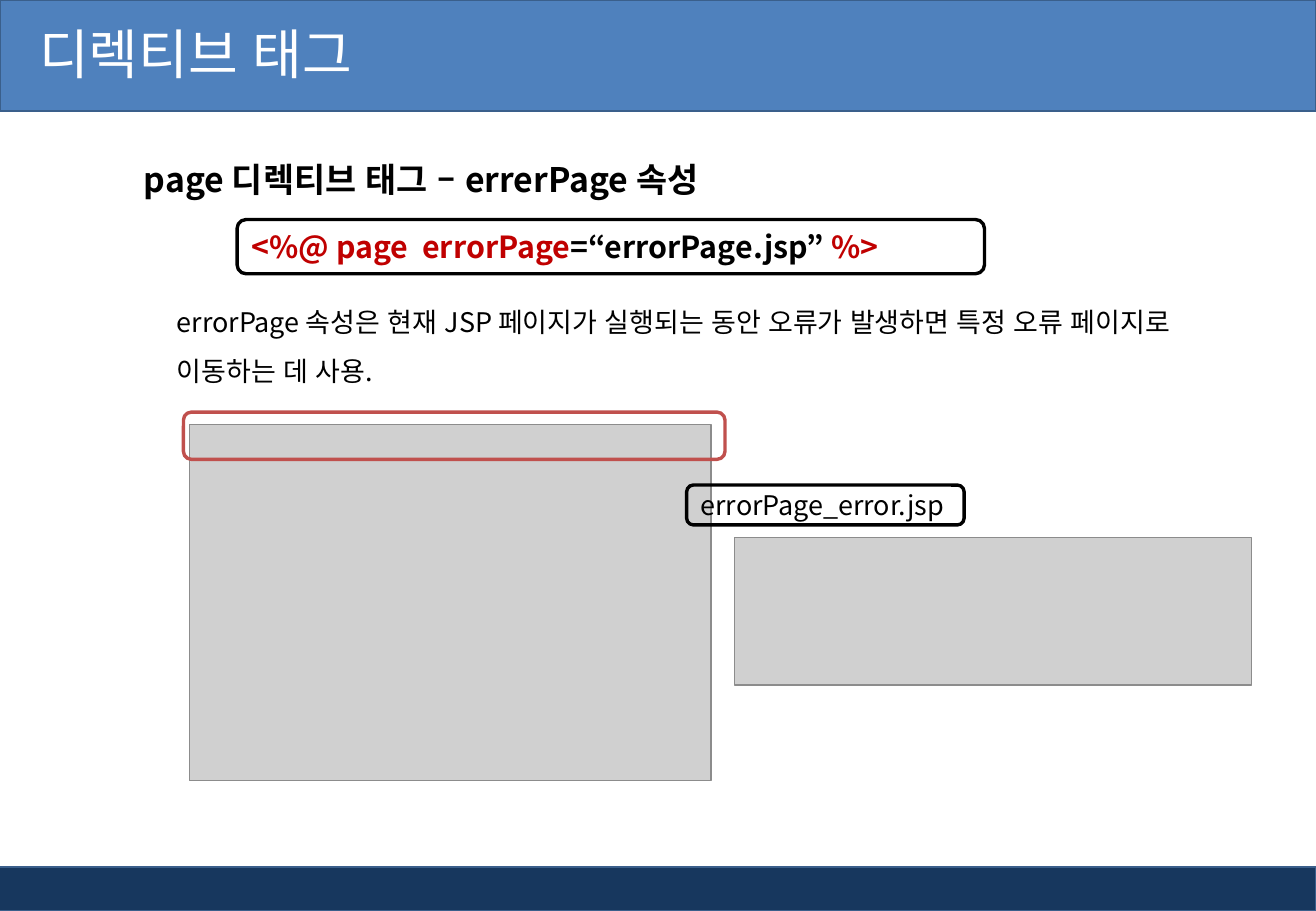
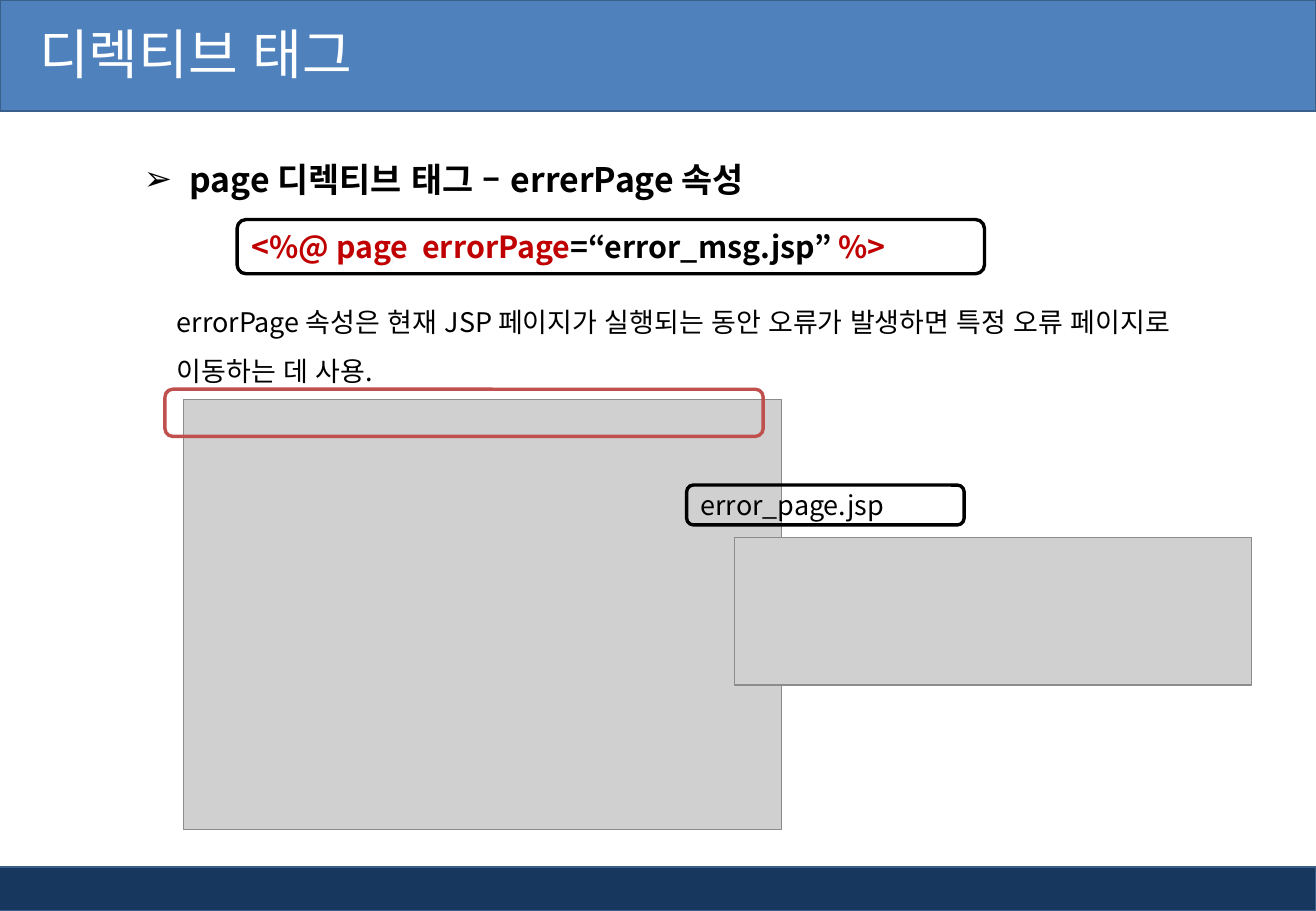
Before and after one commit to pshho/ngreen_project, a slide deck: slide 14 of jspWorks/자료/jsp_ppt/2장. Jsp 태그(스크립트, 디렉티브태그).pptx. Drawn at 1316x911 pixels with LibreOffice and Linux fonts; fonts in the diff are those of the drawing; grey boxes stand for pictures; background and template pictures are left out. Boxes give left, top, right and bottom in pixels: in the first picture for what was removed or moved away, otherwise in the second. Text is boxed around its words. In the diff, an @@ line names an element or a change of style, - is before the commit and + after.

```diff
--- a/jspWorks/자료/jsp_ppt/2장. Jsp 태그(스크립트, 디렉티브태그).pptx
+++ b/jspWorks/자료/jsp_ppt/2장. Jsp 태그(스크립트, 디렉티브태그).pptx
@@ text "page 디렉티브 태그 – errerPage ..." at box(189, 163, 744, 201): bullet none to ➢ @@
@@ text in rounded rectangle at box(336, 233, 831, 266): text changed @@
-<%@ page errorPage=“errorPage.jsp” %>
+<%@ page errorPage=“error_msg.jsp” %>
@@ rounded rectangle: place and size @@
-rounded rectangle at box(183, 412, 725, 459)
+rounded rectangle at box(165, 389, 763, 436)
@@ picture: place and size @@
-picture at box(190, 425, 712, 781)
+picture at box(183, 400, 781, 830)
@@ text in rounded rectangle at box(701, 487, 884, 522): text changed @@
-errorPage_error.jsp
+error_page.jsp
```
Also in this commit, not shown: 26 other slides changed, 2 slides added, 24 other files.
